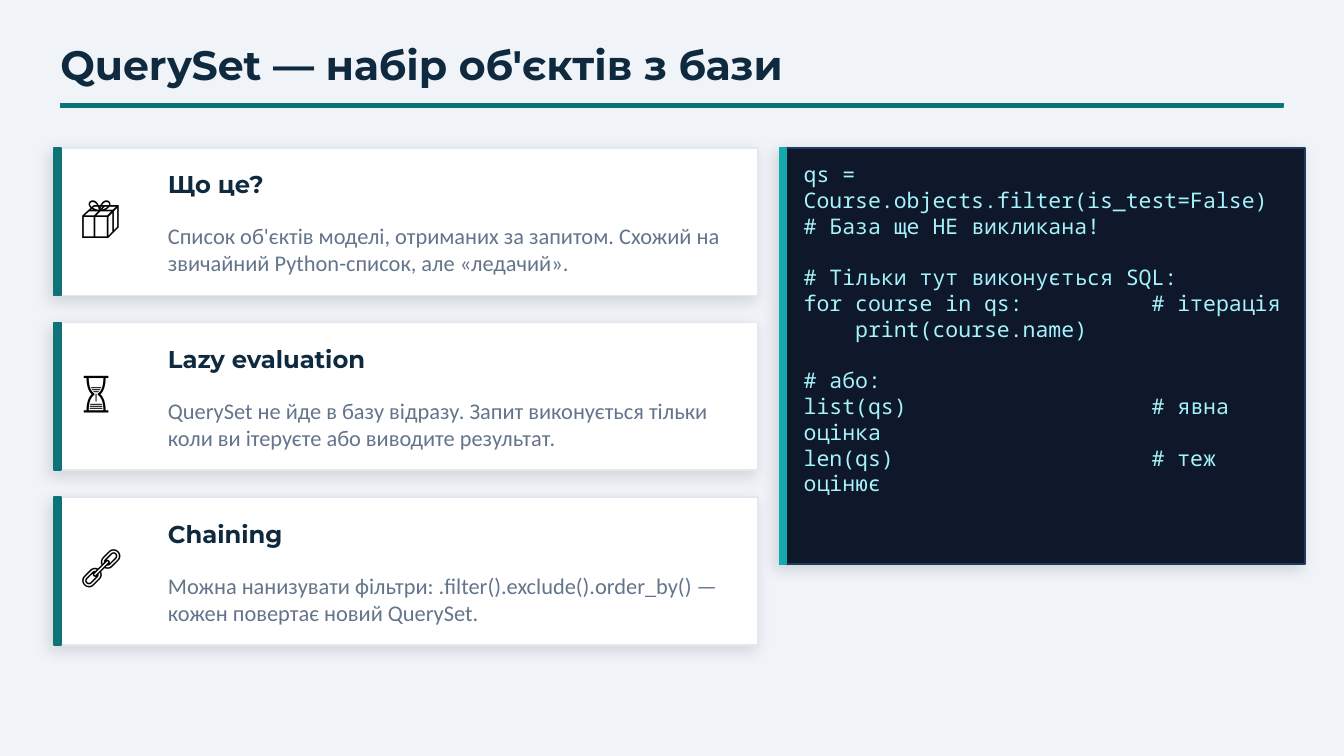
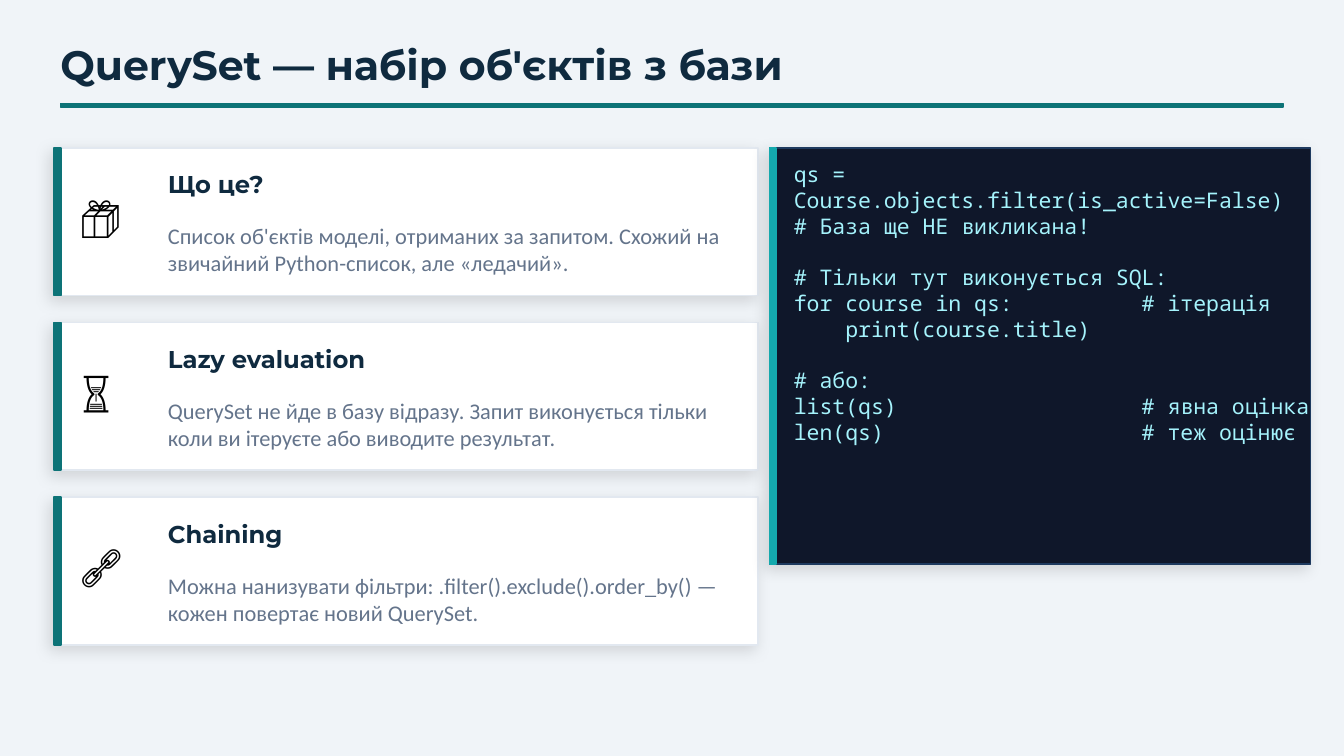
Before and after one commit to dmitriy-shtefan/python-back-2026, a slide deck: slide 6 of заняття_11/django_orm_lesson.pptx. Drawn at 1344x756 pixels with LibreOffice and Linux fonts; fonts in the diff are those of the drawing. Boxes give left, top, right and bottom in pixels: in the first picture for what was removed or moved away, otherwise in the second. Text is boxed around its words. In the diff, an @@ line names an element or a change of style, - is before the commit and + after.

```diff
--- a/заняття_11/django_orm_lesson.pptx
+++ b/заняття_11/django_orm_lesson.pptx
@@ rectangle: place and size @@
-rectangle at (780, 148, 1305, 564)
+rectangle at (770, 148, 1312, 564)
@@ rectangle: place and size @@
-rectangle at (780, 148, 786, 564)
+rectangle at (770, 148, 777, 564)
@@ text at (794, 170, 1284, 214): text changed @@
-qs = Course.objects.filter(is_test=False)
+qs = Course.objects.filter(is_active=False)
@@ text "qs = Course.objects.filter(is_active=False)": place and size @@
-text "qs = Course.objects.filter(is_active=False)" at (804, 170, 1280, 471)
+text "qs = Course.objects.filter(is_active=False)" at (794, 170, 1309, 444)
@@ text at (845, 320, 1090, 342): text changed @@
-print(course.name)
+print(course.title)
```
Also in this commit, not shown: 8 other slides changed, 18 other files.
